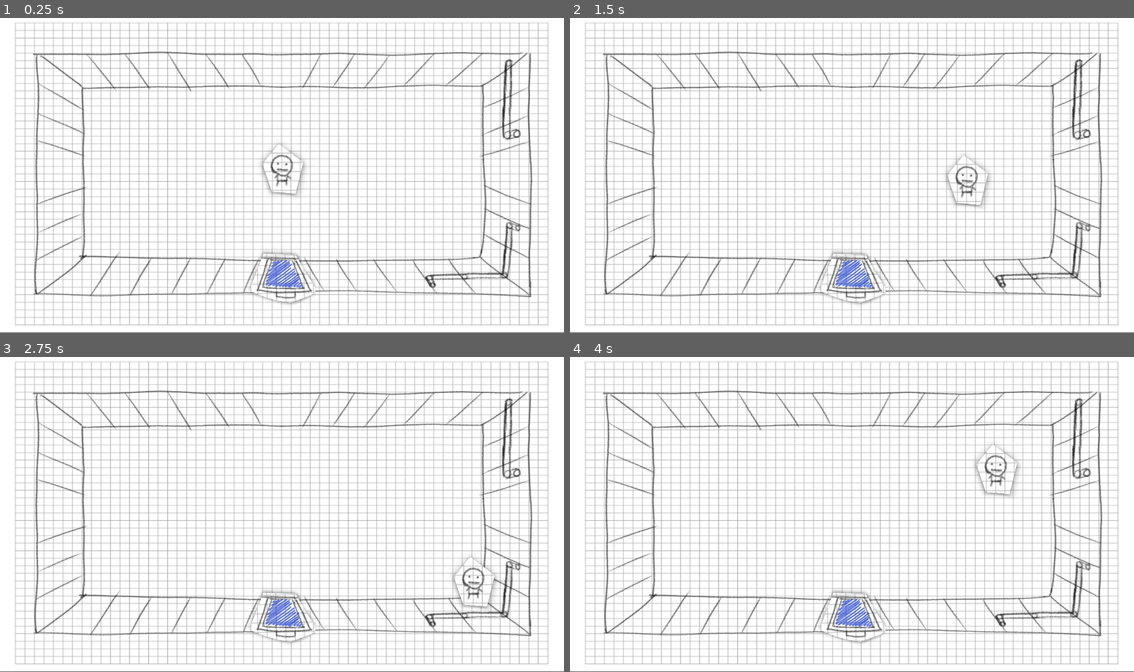
Above: before the commit, frames 1-4 (two rows, left to right).
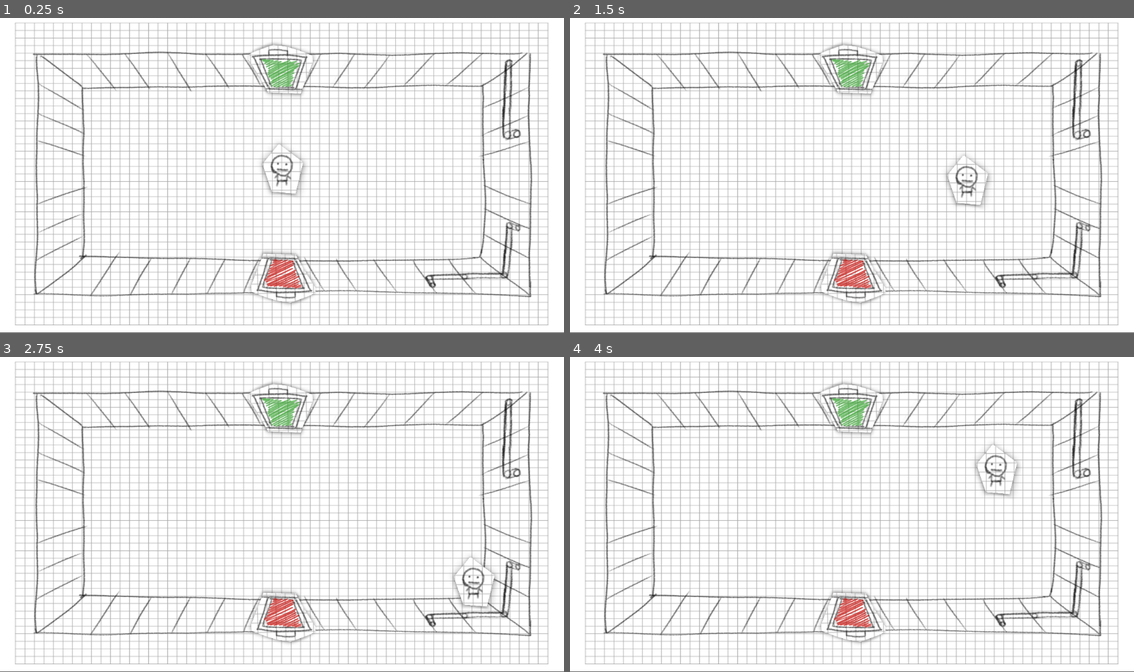
Above: after the commit, the same moments.

Repository: Hadrex0/a-game-in-which-one-player-escapes-the-aliens-and-the-other-helps-him-by-controlling-the-spaceship
Game: Godot game, scene res://scenes/map/main/dungeon.tscn
Same seed, same stepped clock (60 frames per second), same inputs: the game is played once before the commit and once after it.
Inputs:
- Up to frame 1 (0.25 s): no input
- Up to frame 2 (1.5 s): tap Enter at 0.5 s; hold D (move_right) 0.53-1.28 s; hold S (move_down) from 1.28 s (still down)
- Up to frame 3 (2.75 s): release S (move_down) at 2.03 s; hold D (move_right) from 2.03 s (still down)
- Up to frame 4 (4 s): release D (move_right) at 2.78 s; hold W (move_up) 2.78-3.53 s; hold A (move_left) from 3.53 s (still down)

The runs differ from the first frame. In frame 1, 1.5% of the frame differs, in the area x 44-56%, y 7-86%; in frame 2, 1.5%; in frame 3, 1.5%; in frame 4, 1.5%.

Commit message:
Small patch
- fixed isolated room spawning without doors.
- fixed not entering the doors when they were opened while player was touching them.

Diff:
--- a/scenes/map/main/dungeon_manager.gd
+++ b/scenes/map/main/dungeon_manager.gd
@@ -148,7 +148,8 @@
 		for y in range(_dimensions.y):
 			var room = dungeon[x][y]
 
-			if room == null: #if at x,y is no room, skip those coordinates.
+			# If at x,y is no room or the room is isolated, skip those coordinates.
+			if room == null or room.id > next_id:
 				continue
 
 			# Check all sides of the room in search of nearby rooms.
@@ -168,9 +169,9 @@
 						continue
 					dungeon[nx][ny] = make_room(next_isolated_id, Vector2i(nx, ny))
 					next_isolated_id += 1
-
+					_set_door_data(i, random_color, room, nx, ny)
 				# Check if there is no connection yet and if the connection is with singular room.
-				if room.connections[i] == -1 and !(room.id > next_id or dungeon[nx][ny].id > next_id):
+				if room.connections[i] == -1 and !(dungeon[nx][ny].id > next_id):
 					_set_door_data(i, random_color, room, nx, ny)
 
 func _set_door_data(door_id: int, door_color: int, room, room_x: int, room_y: int) -> void:
--- a/scenes/map/objects/doors/base_door.gd
+++ b/scenes/map/objects/doors/base_door.gd
@@ -48,6 +48,11 @@
 		change_door_stance_animation() #play openine/closing animation
 		open = !open #change door stance to opposite
 
+	# When the doors are just now open, reset monitoring
+	if open:
+		#monitoring = false
+		monitoring = true
+
 # Change door stance animation.
 func change_door_stance_animation() -> void:
 	# Play correct animation.
